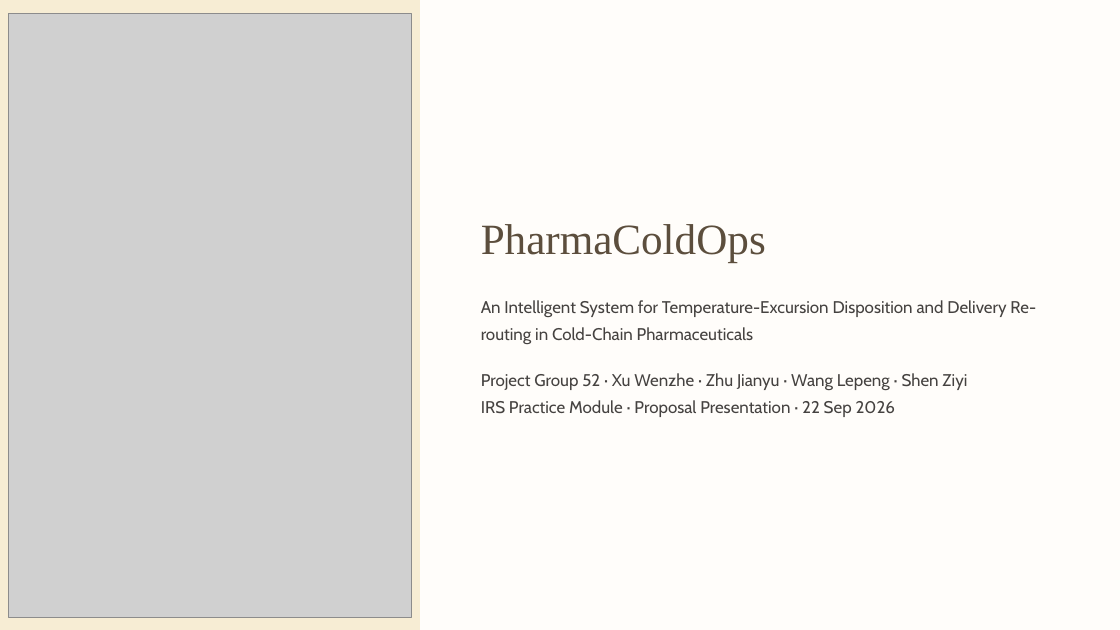
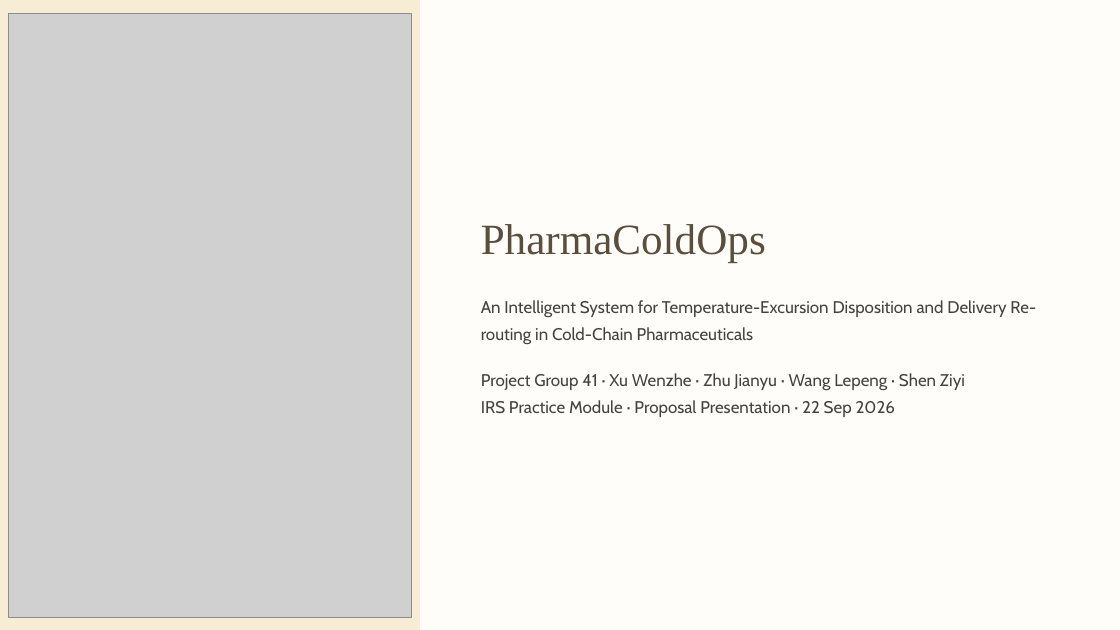
Before and after one commit to Frostash030612/PharmaColdOps, a slide deck: slide 1 of proposal/PharmaColdOps-Proposal-Presentation-Final.pptx. Drawn at 1120x630 pixels with LibreOffice and Linux fonts; fonts in the diff are those of the drawing; grey boxes stand for pictures; background and template pictures are left out. Boxes give left, top, right and bottom in pixels: in the first picture for what was removed or moved away, otherwise in the second. Text is boxed around its words. In the diff, an @@ line names an element or a change of style, - is before the commit and + after.

Commit message:
chore: 组号由 52 更正为 41（Canvas 重新分配）
- 提案中英文源稿、PROGRESS、proposal/README、演讲稿、核查报告、PPT 生成脚本全部改为
  Project Group 41；PROGRESS 与 README 保留一行历史注记，说明 9/28 由 52 更正，避免与
  9/13 提交件对不上时无从解释
- 提交件 PDF 由 PharmaColdOps-Proposal-Group 52.pdf 改名为 …Group 41.pdf
  （git 识别为 R100 改名，内容未改，仍是 9/13 提交的那一版）
- 两份 deck 的标题页组号同步为 41；新增 scripts/set_group_number.py 供以后统一改

```diff
--- a/proposal/PharmaColdOps-Proposal-Presentation-Final.pptx
+++ b/proposal/PharmaColdOps-Proposal-Presentation-Final.pptx
@@ text at (x1=481, y1=373, x2=965, y2=390): text changed @@
-Project Group 52 · Xu Wenzhe · Zhu Jianyu · Wang Lepeng · Shen Ziyi
+Project Group 41 · Xu Wenzhe · Zhu Jianyu · Wang Lepeng · Shen Ziyi
```
Also in this commit, not shown: 4 other slides changed, 9 other files.
